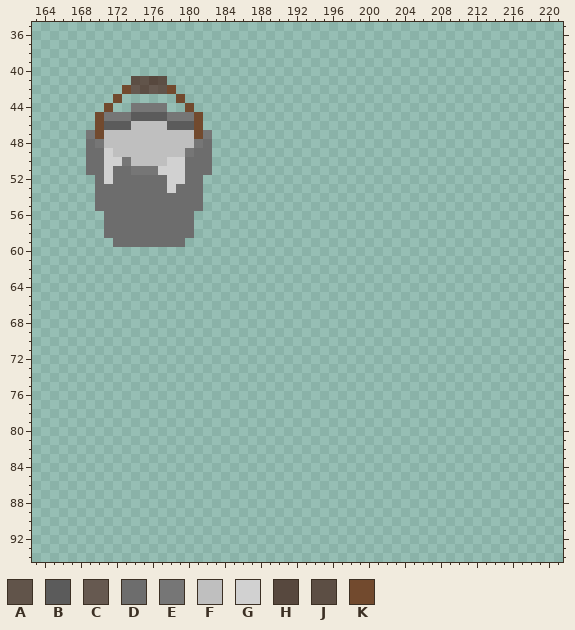
Pixel-art file -- Assets/_sprites/game/things.aseprite. The picture above is the old version.
256x256 pixels, 1 frame. Pixels under 10% opacity are left out. Colours within 5 levels of each other are drawn and written as one. Shown: x 163..221, y 35..94. The commit also changed other parts of the picture, which this record leaves out.
Palette (. is transparent): A #61544a  B #5b5b5b  C #665950  D #6d6d6d  E #767676  F #bfbfbf  G #d1d1d1  H #57483e  J #5c4e44  K #724a2e
Pixels before (only the part around the change), first column x 163:
35 ...........................................................
36 ...........................................................
37 ...........................................................
38 ...........................................................
39 ...........................................................
40 ...........................................................
41 ...........JAHJ............................................
42 ..........KCJCAK...........................................
43 .........K......K..........................................
44 ........K..EEEE..K.........................................
45 .......KEEEBBBBEEEK........................................
46 .......KBBBFFFFBBBK........................................
47 ......EKFFFFFFFFFFKE.......................................
48 ......DEFFFFFFFFFFED.......................................
49 ......DDGFFFFFFFFEDD.......................................
50 ......DDGGEFFFFGGDDD.......................................
51 ......DDGDDEEEGGGDDD.......................................
52 .......DGDDDDDDGGDD........................................
53 .......DDDDDDDDGDDD........................................
54 .......DDDDDDDDDDDD........................................
55 .......DDDDDDDDDDDD........................................
56 ........DDDDDDDDDD.........................................
57 ........DDDDDDDDDD.........................................
58 ........DDDDDDDDDD.........................................
59 .........DDDDDDDD..........................................
60 ...........................................................
61 ...........................................................
62 ...........................................................
63 ...........................................................
64 ...........................................................
65 ...........................................................
66 ...........................................................
67 ...........................................................
68 ...........................................................
69 ...........................................................
70 ...........................................................
71 ...........................................................
72 ...........................................................
73 ...........................................................
74 ...........................................................
75 ...........................................................
76 ...........................................................
77 ...........................................................
78 ...........................................................
79 ...........................................................
80 ...........................................................
81 ...........................................................
82 ...........................................................
83 ...........................................................
84 ...........................................................
85 ...........................................................
86 ...........................................................
87 ...........................................................
88 ...........................................................
89 ...........................................................
90 ...........................................................
91 ...........................................................
92 ...........................................................
93 ...........................................................
94 ...........................................................
The result:
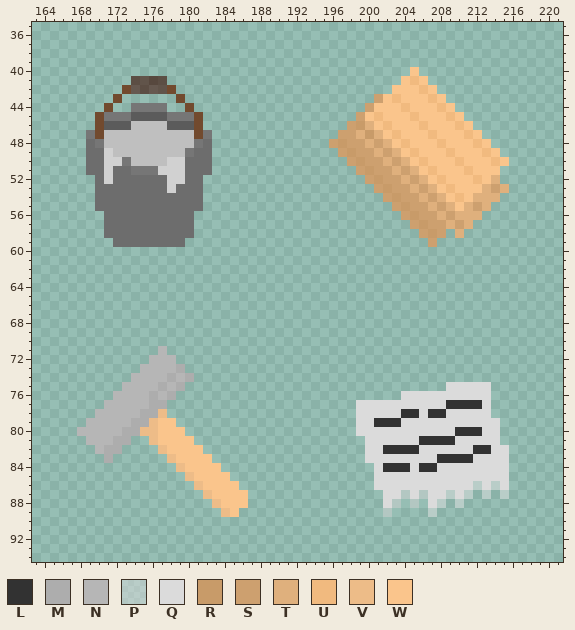
Colours new in this view: L #323232  M #adadad  N #b6b6b6  P #dbdbdb81  Q #dbdbdb  R #c89b69  S #cda06f  T #dfb07d  U #f1ba7f  V #edbc88  W #fac58c
Diff:
Changed rows in their new state; - is an unchanged pixel.
first column x 196:
40 ---------W----------
41 --------WUW---------
42 -------WWWUW--------
43 -----SWUWWWUW-------
44 ----SWWWUWWWUW------
45 ---SWUWWWUWWWUW-----
46 --SRTWUWWWUWWWUW----
47 -SSTRTWUWWWUWWWUW---
48 SRSSTSTWUWWWUWWWUW--
49 -SRSSTSTWUWWWUWWWUW-
50 --SRSSTSTWUWWWUWWWUW
51 ---SRSSTSTWUWWWUWWW-
52 ----SRSSTSTWUWWWUWT-
53 -----SRSSTSTWUWWWTST
54 ------SRSSTSTWUWTTT-
55 -------SRSSTSTWTST--
56 --------SRSSTSTTT---
57 ---------SRSSTST----
58 ----------SRS-T-----
59 -----------S--------
first column x 168:
71 ---------N--------------------------------------
72 --------NNN-------------------------------------
73 -------NNNNM------------------------------------
74 ------NNNNMNM-----------------------------------
75 -----NNNNMNM-----------------------------QQQQQ--
76 ----NNNNMNM-------------------------QQQQQQQQQQ--
77 ---NNNNNMM---------------------QQQQQQQQQQLLLLQ--
78 --NNNNNMMV---------------------QQQQQLLQLLQQQQQ--
79 -NNNNNMMVWW--------------------QQLLLQQQQQQQQQQQ-
80 NNNNNMMVVWWW-------------------QQQQQQQQQQQLLLQQ-
81 -NNNMM--VWWWW-------------------QQQQQQLLLLQQQQQ-
82 --NMM----VWWWW------------------QQLLLLQQQQQQLLQQ
83 ---M------VWWWW-----------------QQQQQQQQLLLLQQQQ
84 -----------VWWWW-----------------QLLLQLLQQQQQQQQ
85 ------------VWWWW----------------QQQQQQQQQQQQQQQ
86 -------------VWWWW---------------QQQQQQQQQQQPQPQ
87 --------------VWWWW---------------QQPQPQQPQP-P-P
88 ---------------VWWW---------------QP-P-QP-P-----
89 ----------------VW----------------P----P--------
Boxes around the changes in both pictures, in picture pixels (x1, y1, x2, y2):
added: (329, 67, 509, 247)
added: (77, 346, 248, 517)
added: (356, 382, 509, 517)
